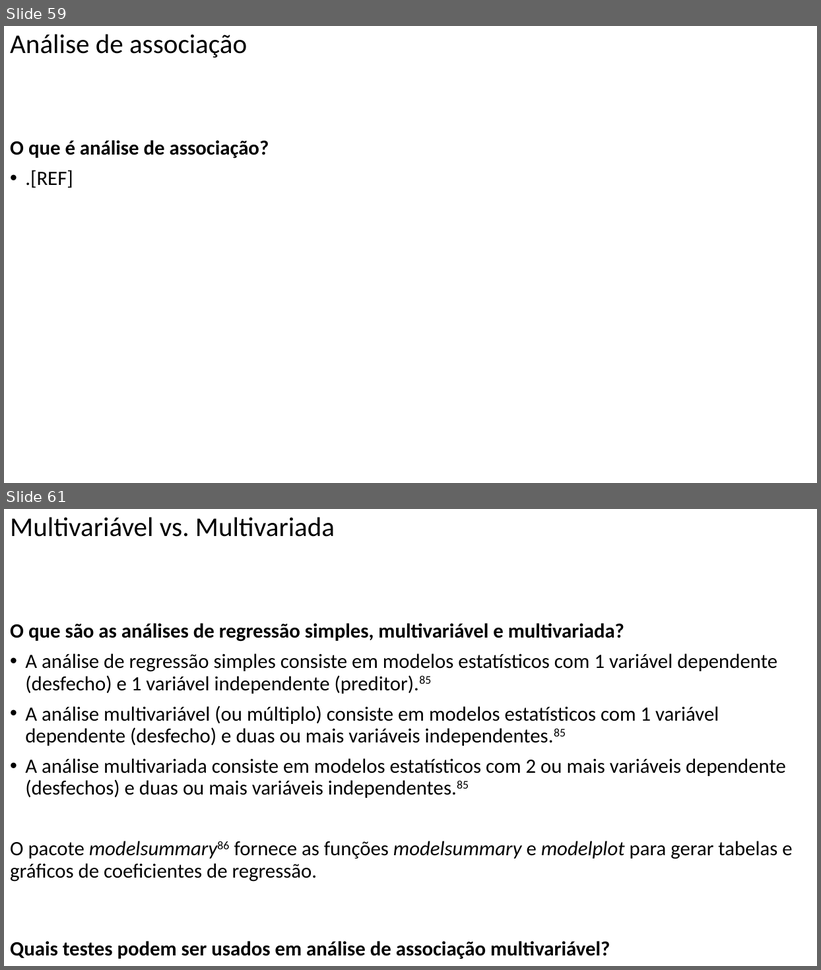
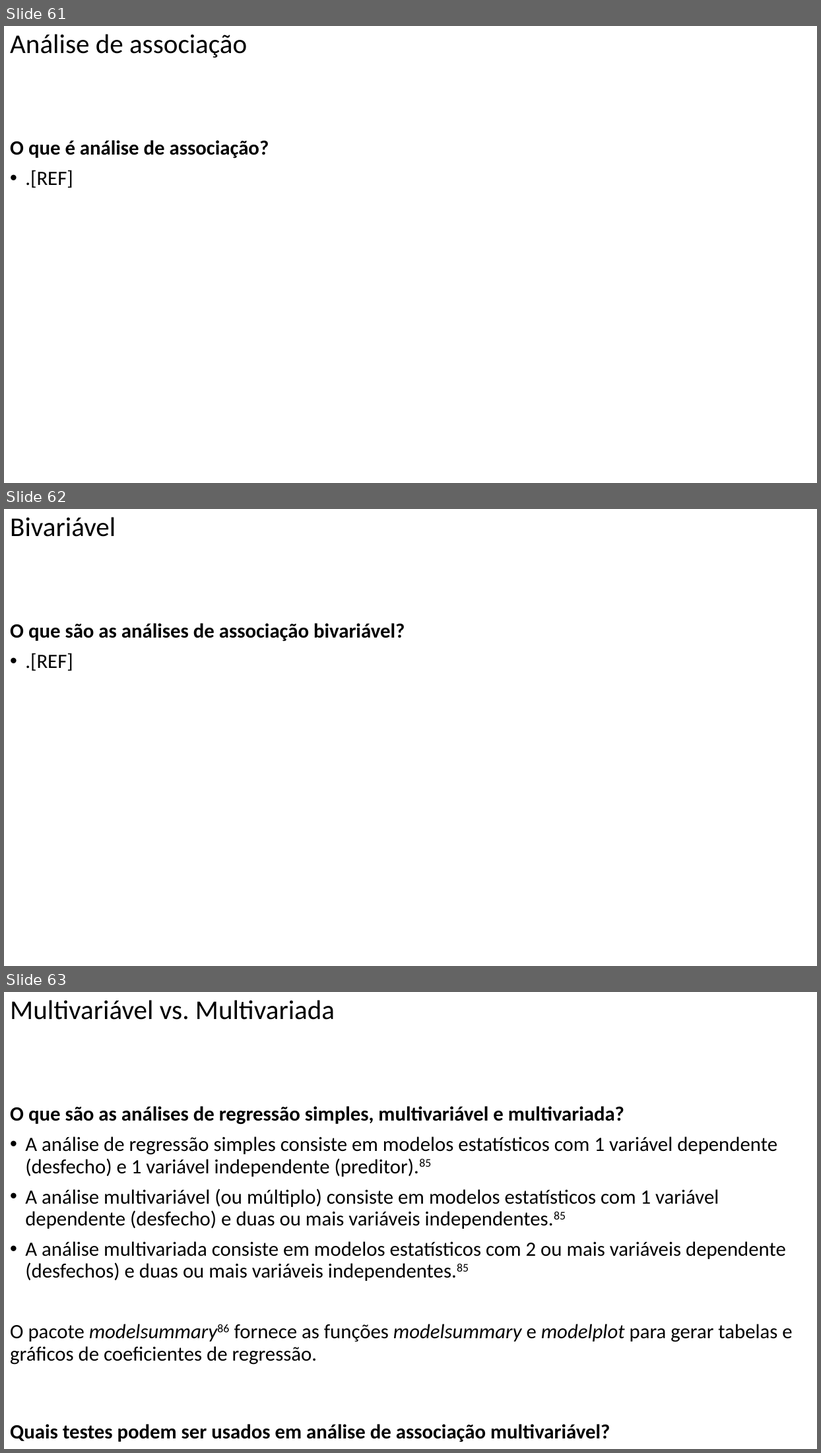
Before and after one commit to FerreiraAS/Ciencia-com-R, a slide deck: docs/Ciência-com-R.pptx. Shown one above the other, each under a label of ours: slides 59 and 61 before the commit, slides 61, 62 and 63 after it; the slides between them are not shown. The pictures are 821x970 and 821x1453 pixels, drawn with LibreOffice and Linux fonts; fonts in the diff are those of the drawing. Boxes give left, top, right and bottom in pixels: in the first picture for what was removed or moved away, otherwise in the second. Text is boxed around its words. In the diff, an @@ line names an element or a change of style, - is before the commit and + after.

```diff
--- a/docs/Ciência-com-R.pptx
+++ b/docs/Ciência-com-R.pptx
@@ slide 62 added at <box>4,509,817,966</box>, background #FFFFFF @@
@@ title added at <box>10,517,116,537</box>, 32 pt, text #000000 @@
+Bivariável
@@ text added at <box>10,623,405,671</box>, 24 pt, text #000000, bold @@
+O que são as análises de associação bivariável?
+• .[REF]
@@ what was slide 59 is now slide 61 @@
@@ what was slide 61 is now slide 63 @@
```
Also in this commit, not shown: 1 slide changed, 1 other slide added, 45 other files.
